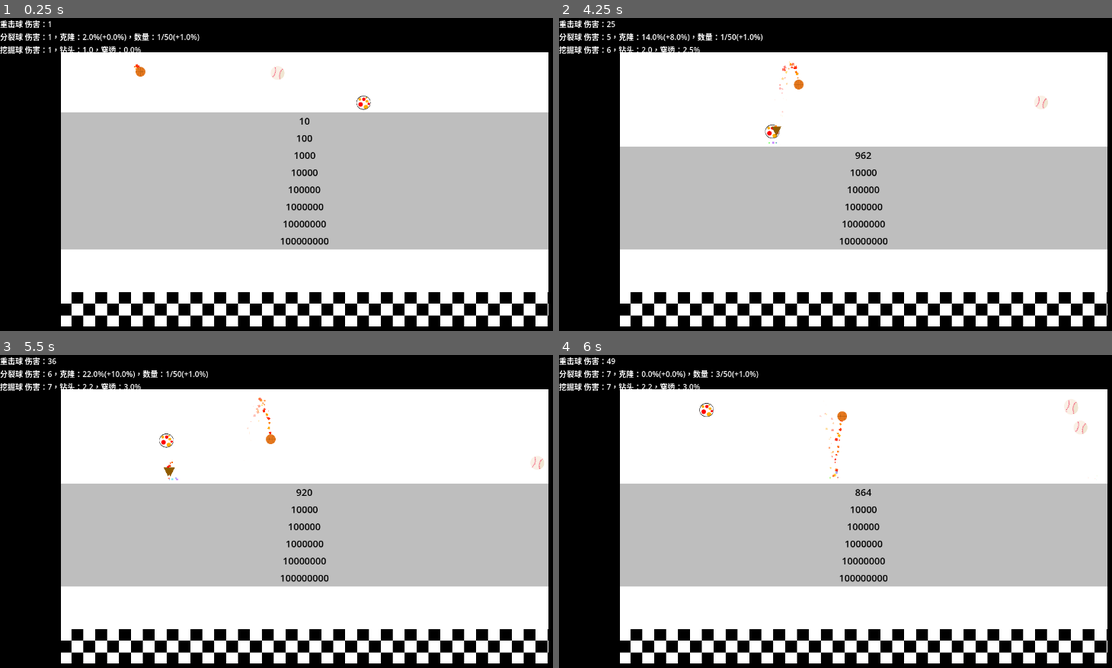
Above: before the commit, frames 1-4 (two rows, left to right).
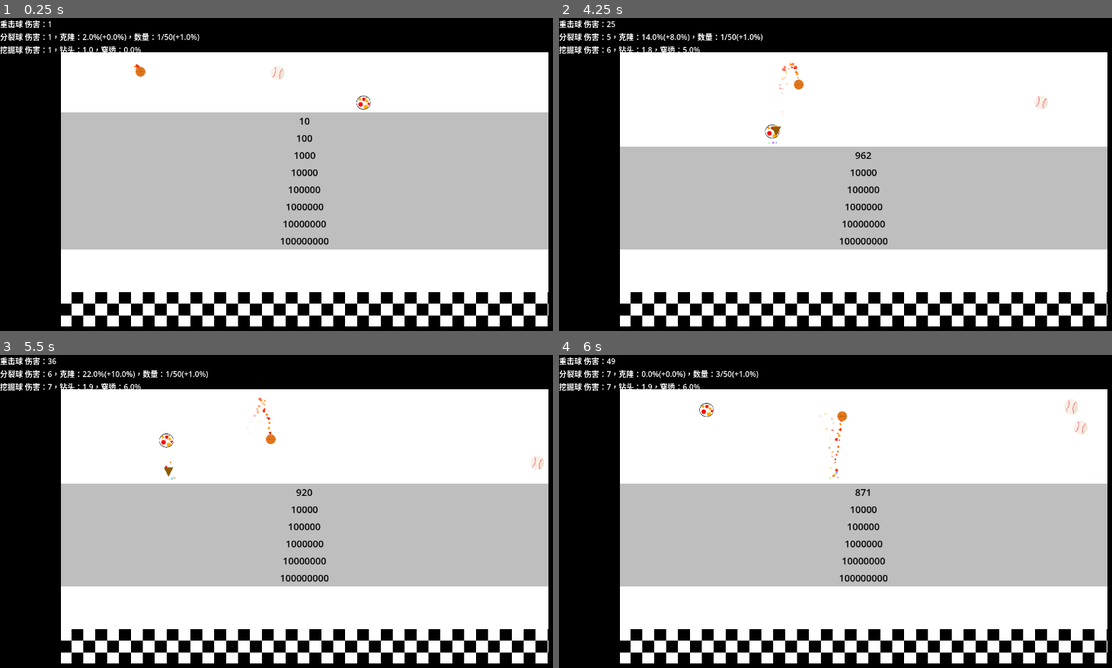
Above: after the commit, the same moments.

Repository: Rundll86/fallingballs
Game: Godot game, scene res://components/World.tscn
Same seed, same stepped clock (60 frames per second), same inputs: the game is played once before the commit and once after it. The engine's default icon, where the game draws it, is replaced by a stand-in: a white triangle on a blue panel in a dark square.
Inputs:
- Up to frame 1 (0.25 s): no input
- Up to frame 2 (4.25 s): no input
- Up to frame 3 (5.5 s): no input
- Up to frame 4 (6 s): no input

Frame 1 is identical in both runs. In frame 2, less than 0.1% of the frame differs, in the area x 15-41%, y 9-38%; in frame 3, less than 0.1%, in the area x 15-33%, y 9-41%; in frame 4, less than 0.1%.

Commit message:
fix(DrillBall): 调整钻头球的伤害和穿透计算参数
将count的计算系数从0.2改为0.15，penerate的计算系数从0.005改为0.01，以平衡游戏难度

Diff:
--- a/scripts/Contents/Balls/DrillBall.gd
+++ b/scripts/Contents/Balls/DrillBall.gd
@@ -8,8 +8,8 @@
 	for i in floor(count):
 		get_parent().call_deferred("add_child", BulletBase.create("Drill", self, position - Vector2((radius * count) ** (1.0 / 1.5) * randf_range(-1, 1), 0), deg_to_rad(90)))
 func getDamage():
-	count = bounceTime * 0.2 + 1
-	penerate = clamp(bounceTime * 0.005, 0, 1)
+	count = bounceTime * 0.15 + 1
+	penerate = clamp(bounceTime * 0.01, 0, 1)
 	return bounceTime + 1
 func applyInfo():
 	return "伤害：%s，钻头：%s，穿透：%s" % [
